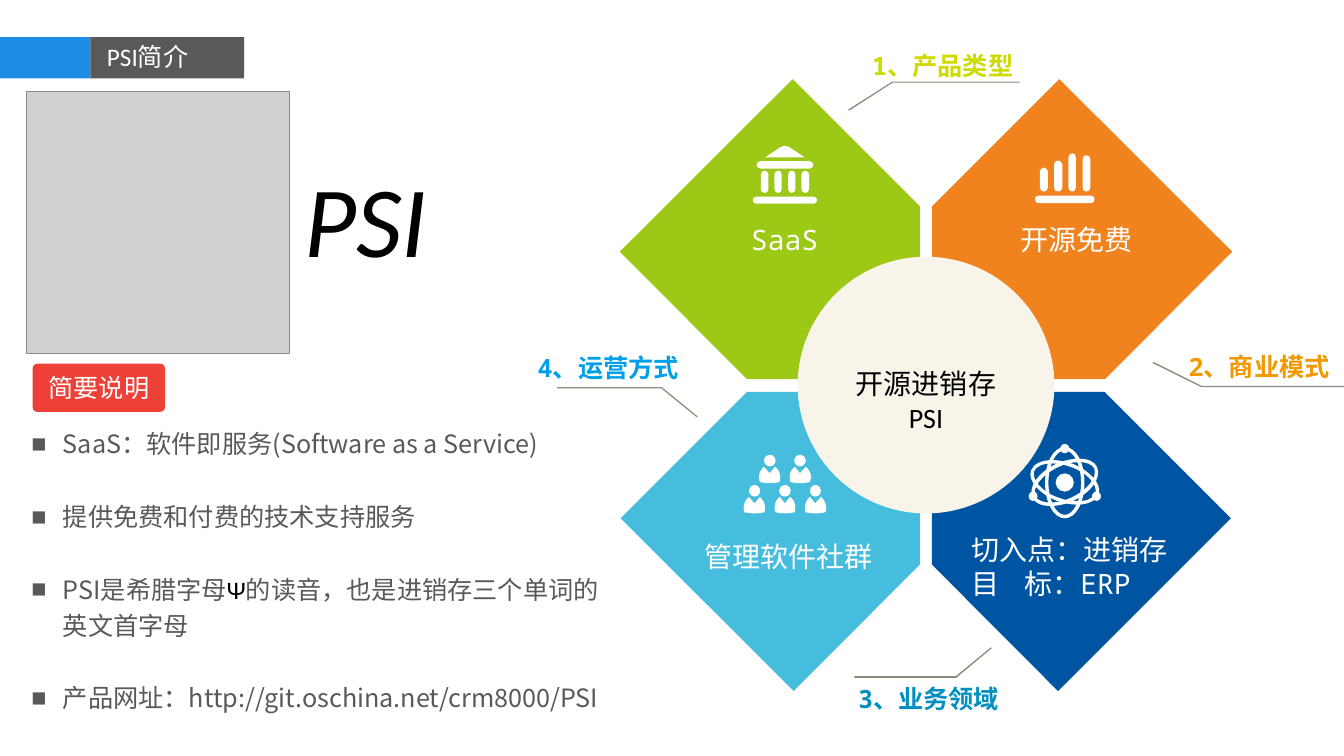
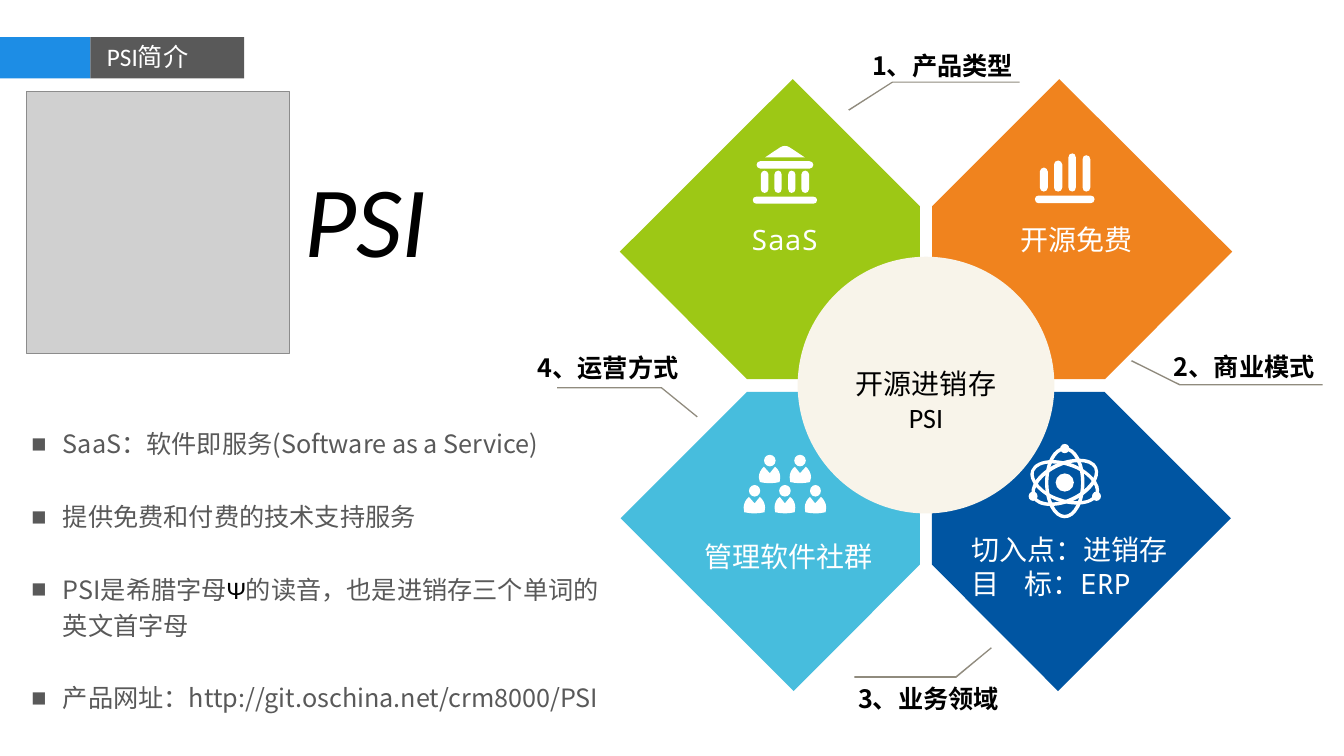
Before and after one commit to dongxf/PSI, a slide deck: slide 1 of doc/01 概要设计/PSI.pptx. Drawn at 1344x756 pixels with LibreOffice and Linux fonts; fonts in the diff are those of the drawing; grey boxes stand for pictures; background and template pictures are left out. Boxes give left, top, right and bottom in pixels: in the first picture for what was removed or moved away, otherwise in the second. Text is boxed around its words. In the diff, an @@ line names an element or a change of style, - is before the commit and + after.

Commit message:
新增ppt文案

```diff
--- a/doc/01 概要设计/PSI.pptx
+++ b/doc/01 概要设计/PSI.pptx
@@ text "1、产品类型" at box(872, 53, 1013, 78): font Noto Sans Mono to Noto Sans CJK SC, text colour #CFDB00 to #000000 @@
@@ text "4、运营方式" at box(538, 355, 679, 380): font Noto Sans Mono to Noto Sans CJK SC, text colour #00A0E9 to #000000 @@
@@ text "2、商业模式": place and size @@
-text "2、商业模式" at box(1189, 354, 1330, 382)
+text "2、商业模式" at box(1174, 354, 1315, 382)
@@ text "2、商业模式" at box(1174, 354, 1315, 382): font Noto Sans Mono to Noto Sans CJK SC, text colour #F39800 to #000000 @@
@@ rounded rectangle removed at box(32, 364, 164, 412) @@
-简要说明
@@ freeform shape: place and size @@
-freeform shape at box(1152, 362, 1344, 387)
+freeform shape at box(1131, 360, 1323, 385)
@@ text "3、业务领域" at box(858, 686, 999, 711): font Noto Sans Mono to Noto Sans CJK SC, text colour #008FBF to #000000 @@
```
